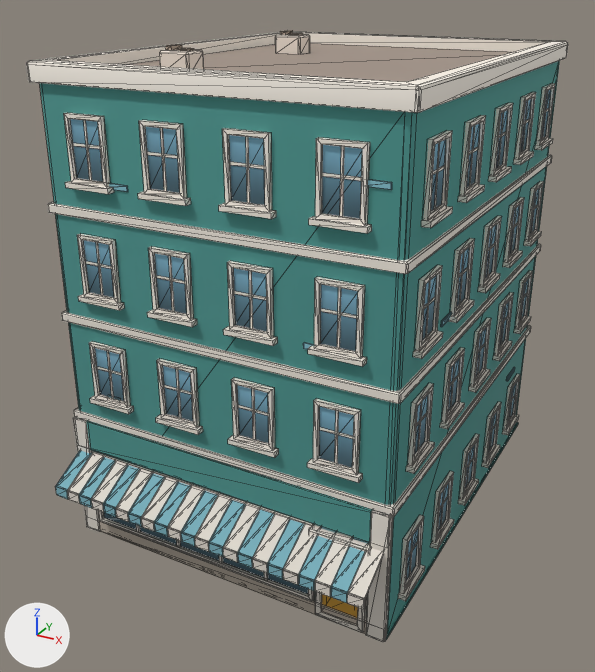
The glTF model newcity/art/kit/boylston_s14.glb: old version first, new version second.
The view is the same before and after, from a camera (50 mm lens) standing at (12.1, -24.1, 17.4) and looking at (-0.3, -1.6, 6.1). Lighting does not change. The marker at lower left points along +X, +Y and +Z. The older version comes first. Mesh edges are drawn as thin lines. Vertices at exactly the same position are counted once.

The first picture shows 'boylston_s14'.
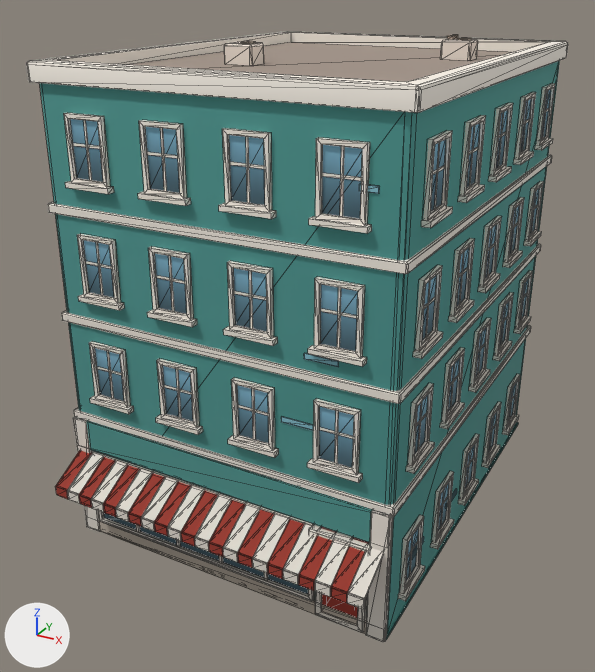
Pixel boxes (x1, y1, x2, y2) of what changed, in the pictures (595 x 672 px; the box of a moved part takes in the faces that stretch with it):
'boylston_s14', reshaped
    before: (27, 30, 568, 642)
    after: (27, 32, 568, 642)
part 1 of me_boylston_s14, moved or reshaped
    before: (109, 183, 128, 192)
    after: (359, 184, 380, 194)
part 2 of me_boylston_s14, moved or reshaped
    before: (368, 179, 392, 190)
    after: (281, 416, 314, 431)
part 3 of me_boylston_s14, moved or reshaped
    before: (441, 312, 452, 327)
    after: (412, 537, 424, 559)
part 4 of me_boylston_s14, moved or reshaped
    before: (506, 367, 515, 381)
    after: (446, 489, 457, 508)
part 5 of me_boylston_s14, moved or reshaped
    before: (290, 33, 303, 35)
    after: (457, 38, 472, 40)
part 6 of me_boylston_s14, moved or reshaped
    before: (275, 34, 310, 54)
    after: (440, 39, 478, 61)
part 7 of me_boylston_s14, moved or reshaped
    before: (280, 30, 293, 35)
    after: (447, 35, 458, 40)
part 8 of me_boylston_s14, deleted
    before: (166, 44, 182, 50)
part 9 of me_boylston_s14, moved or reshaped
    before: (160, 48, 204, 69)
    after: (224, 41, 264, 66)
part 10 of me_boylston_s14, moved or reshaped
    before: (303, 342, 314, 350)
    after: (304, 353, 339, 367)
part 11 of me_boylston_s14, surface changed (cyan to red)
    both: (56, 451, 417, 618)

What changed in the scene script:
```text
Change me_boylston_s14:
    used by ob_boylston_s14; location = (0.0, 0.0, 0.0)
    remove me_boylston_s14.from_pydata(...)  # 2496 vertices, 3318 faces; spans x -5.7..5.7, y -8.4..7.2, z 0.0..15.6
    add me_boylston_s14.from_pydata(...)  # 2488 vertices, 3308 faces; spans x -5.7..5.7, y -8.4..7.2, z 0.0..15.6
    me_boylston_s14 part 1: the loose piece of 16 vertices spanning x -3.6..-2.6, y -7.0, z 12.0..12.2 is scaled about its middle by (0.493, 1, 1), then moved by (7.6, 0.0, 0.8)
    me_boylston_s14 part 2: the loose piece of 16 vertices spanning x 4.3..5.1, y -7.0, z 12.9..13.1 is scaled about its middle by (1.34, 1, 1), then moved by (-2.1, 0.0, -6.8)
    me_boylston_s14 part 3: the loose piece of 16 vertices spanning x 5.5, y -4.1..-3.1, z 8.6..8.8 is moved by (0.0, -1.2, -7.0)
    me_boylston_s14 part 4: the loose piece of 16 vertices spanning x 5.5, y 4.3..5.3, z 3.2..3.4 is moved by (0.0, -6.5, -1.8)
    me_boylston_s14 part 5: the loose piece of 16 vertices spanning x -2.8..-2.3, y 2.2..2.7, z 15.5 is moved by (5.8, 0.6, 0.0)
    me_boylston_s14 part 6: the loose piece of 20 vertices spanning x -3.2..-2.2, y 2.1..2.9, z 14.9..15.5 is moved by (5.8, 0.6, 0.0)
    me_boylston_s14 part 7: the loose piece of 8 vertices spanning x -3.1..-2.9, y 2.2..2.7, z 15.5..15.6 is moved by (5.8, 0.6, 0.0)
    me_boylston_s14 part 8: the loose piece of 8 vertices spanning x -2.7..-2.5, y -4.8..-4.3, z 15.5..15.6 is deleted
    me_boylston_s14 part 9: 36 vertices moved from x -2.9..-1.9, y -4.9..-4.1, z 14.9..15.5 to x -2.7..-1.7, y -2.0..-1.2, z 14.9..15.5
    me_boylston_s14 part 10: 16 vertices moved from x 2.8..3.8, y -7.0, z 8.5..8.7 to x 2.8..3.8, y -7.0, z 8.2..8.4
    me_boylston_s14 part 11: 276 kept faces spanning x -5.5..5.5, y -8.4..5.9, z 0.2..13.8 get new texture (UV) coordinates
    other edits to the shape of me_boylston_s14 do not show in these pictures
```
